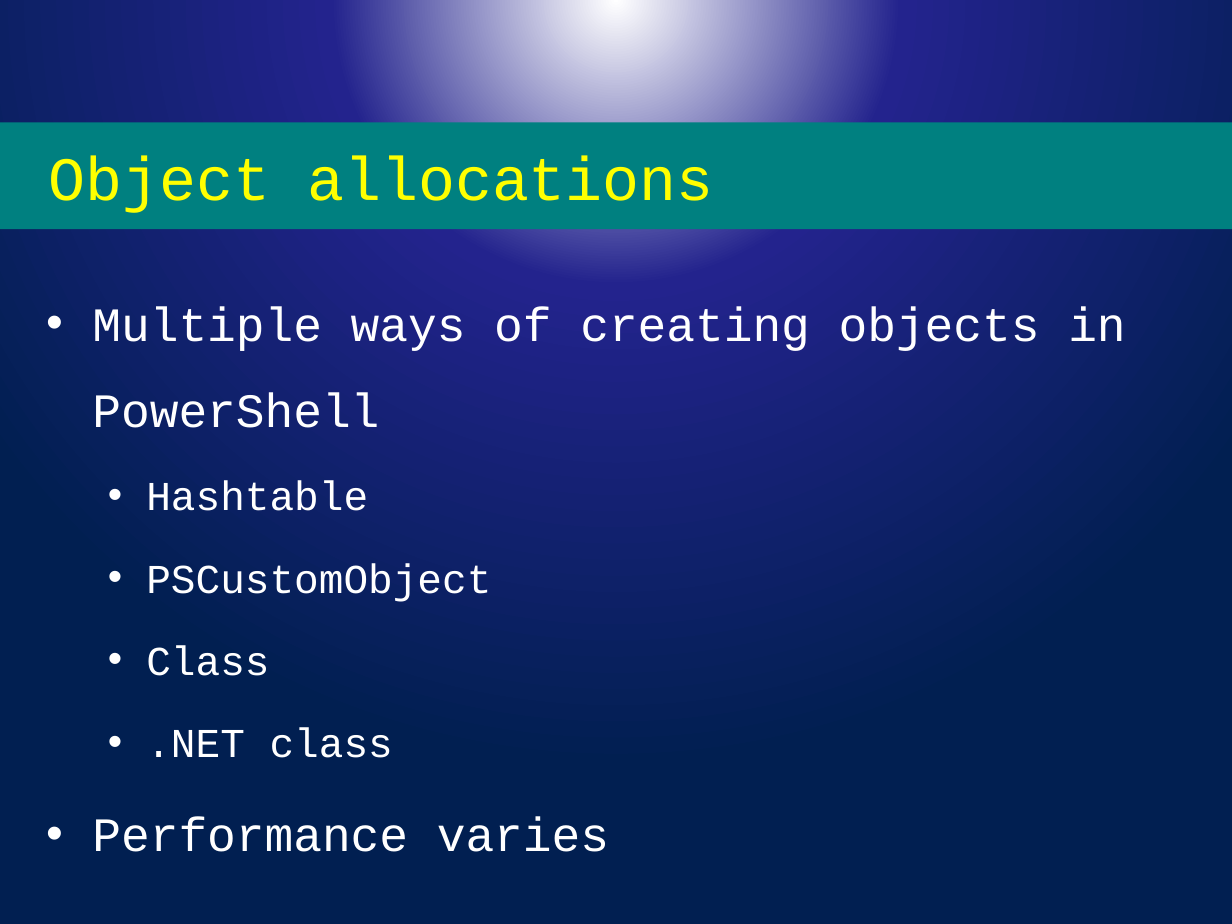
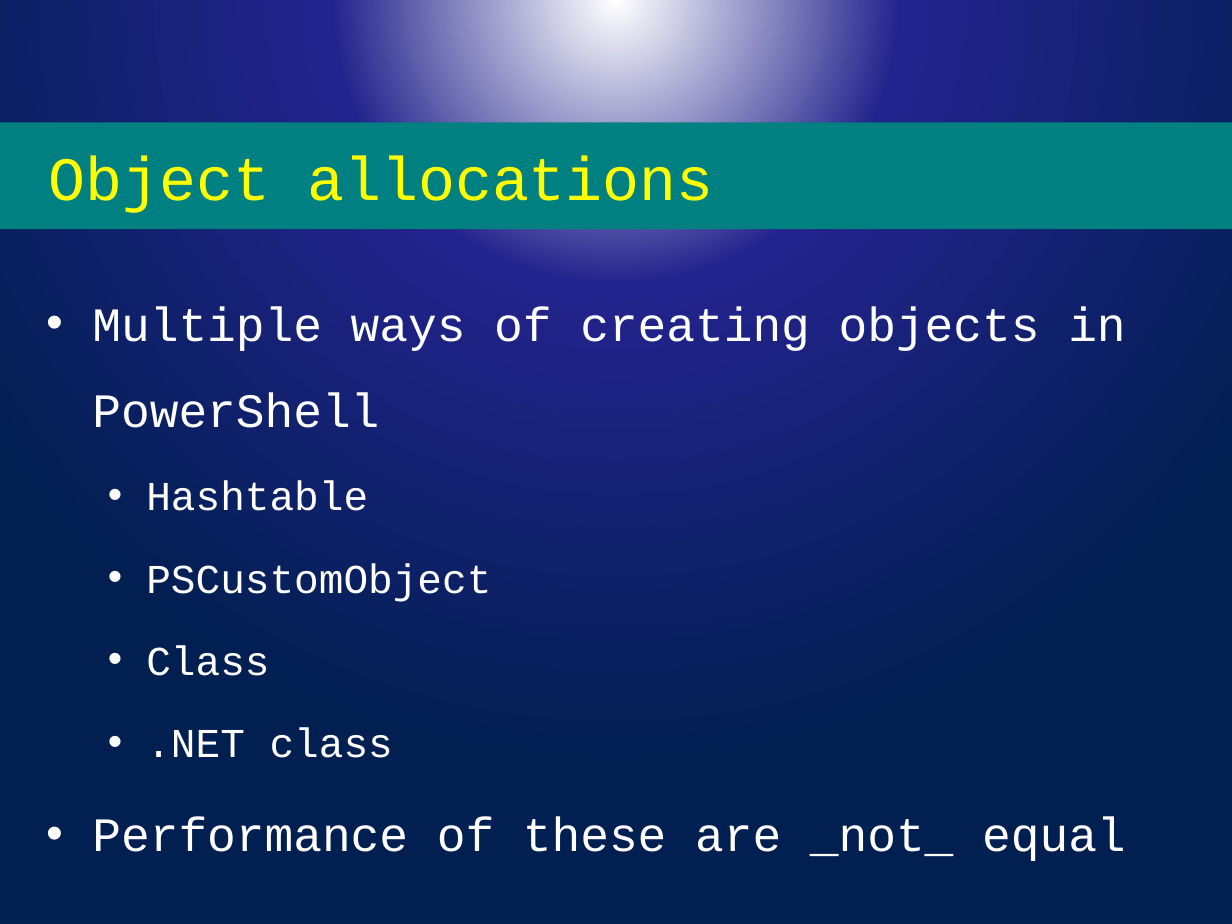
Before and after one commit to powercode/PSConfEU, a slide deck: slide 4 of PSCONFEU_Perf2017.pptx. Drawn at 1232x924 pixels with LibreOffice and Linux fonts; fonts in the diff are those of the drawing; background and template pictures are left out. Boxes give left, top, right and bottom in pixels: in the first picture for what was removed or moved away, otherwise in the second. Text is boxed around its words. In the diff, an @@ line names an element or a change of style, - is before the commit and + after.

```diff
--- a/PSCONFEU_Perf2017.pptx
+++ b/PSCONFEU_Perf2017.pptx
@@ text at [92, 817, 1126, 861]: text changed @@
-• Performance varies
+• Performance of these are _not_ equal
```
Also in this commit, not shown: 2 other slides changed, 1 other file.
